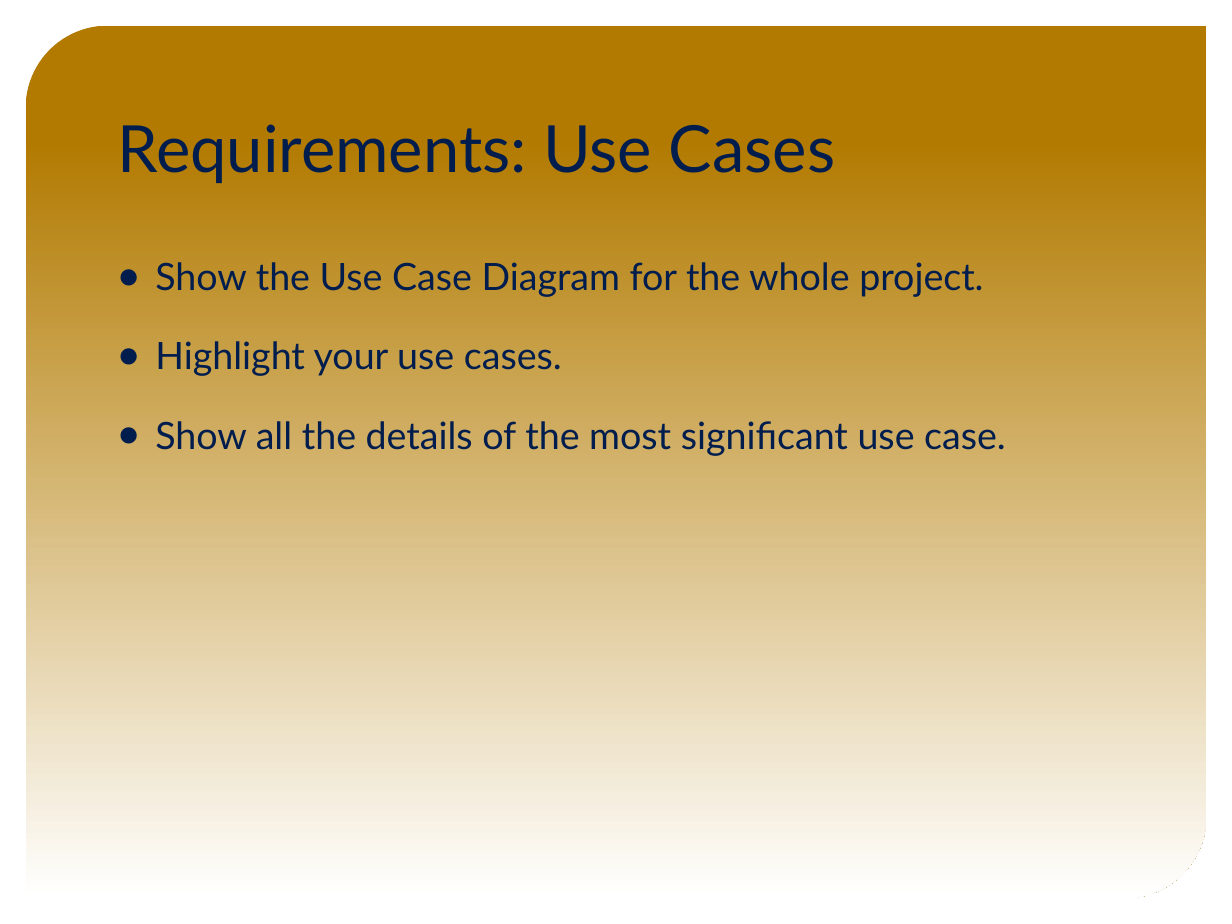
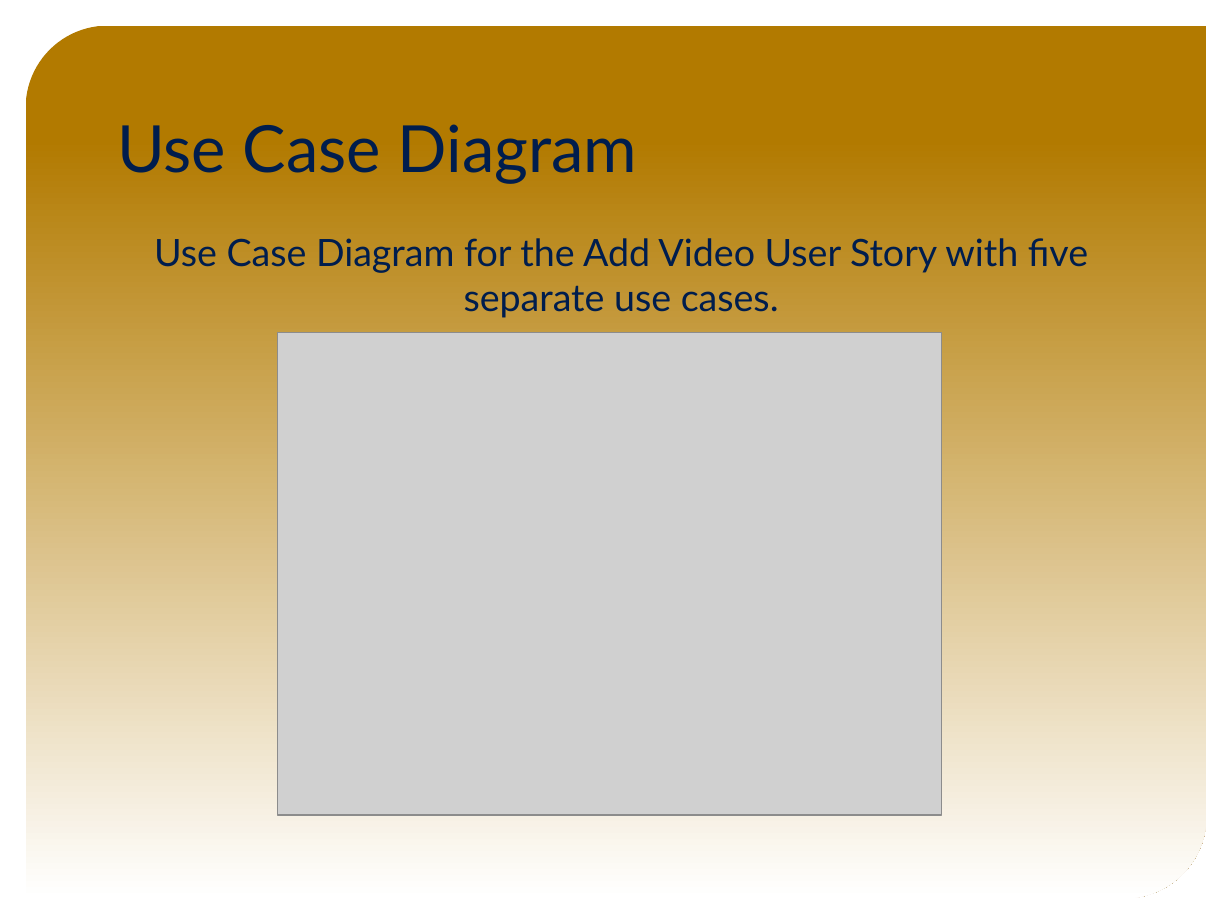
Before and after one commit to FIU-SCIS-Senior-Projects/VIP-Website-7.0, a slide deck: slide 12 of Presentation Slides/Final Presentation Slides.pptx (slide 5 before the commit). Drawn at 1232x924 pixels with LibreOffice and Linux fonts; fonts in the diff are those of the drawing; grey boxes stand for pictures; background and template pictures are left out. Boxes give left, top, right and bottom in pixels: in the first picture for what was removed or moved away, otherwise in the second. Text is boxed around its words. In the diff, an @@ line names an element or a change of style, - is before the commit and + after.

```diff
--- a/Presentation Slides/Final Presentation Slides.pptx
+++ b/Presentation Slides/Final Presentation Slides.pptx
@@ title at (x1=117, y1=124, x2=638, y2=184): text changed @@
-Requirements: Use Cases
+Use Case Diagram
@@ text added at (x1=154, y1=238, x2=1088, y2=318), 22 pt, text #001D4D @@
+Use Case Diagram for the Add Video User Story with five separate use cases.
@@ text removed at (x1=155, y1=262, x2=1006, y2=456) @@
-● Show the Use Case Diagram for the whole project.
-● Highlight your use cases.
-● Show all the details of the most significant use case.
@@ picture added at (x1=277, y1=333, x2=941, y2=814) @@
```
Also in this commit, not shown: 5 other slides changed, 11 slides added, 6 slides removed, 1 other file.
